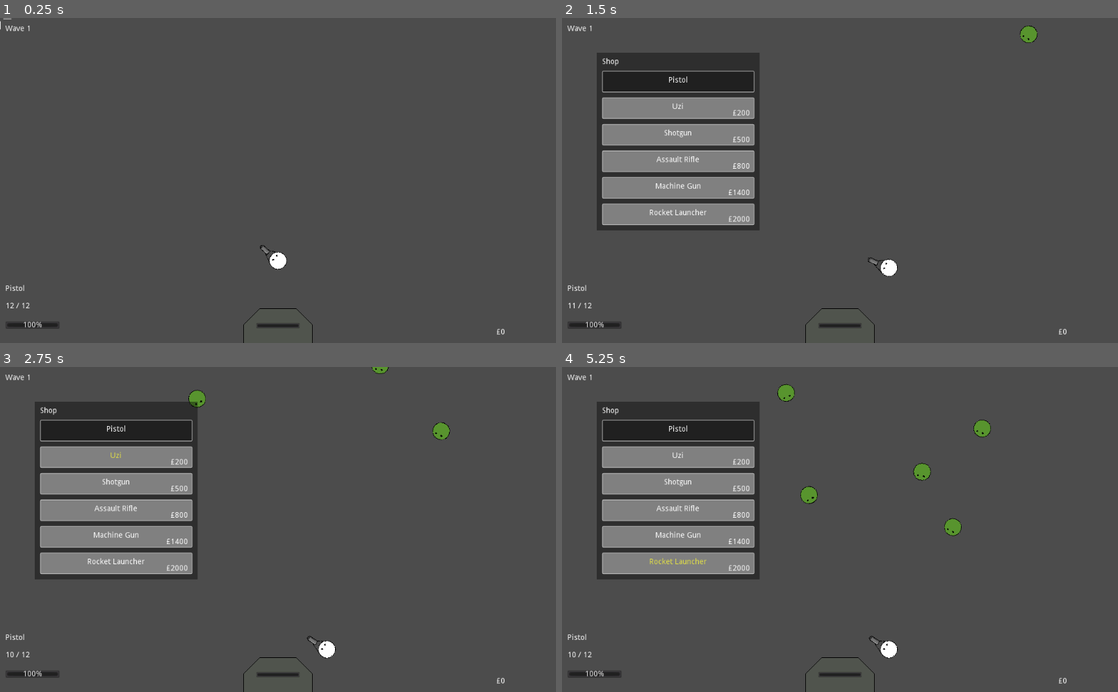
Above: before the commit, frames 1-4 (two rows, left to right).
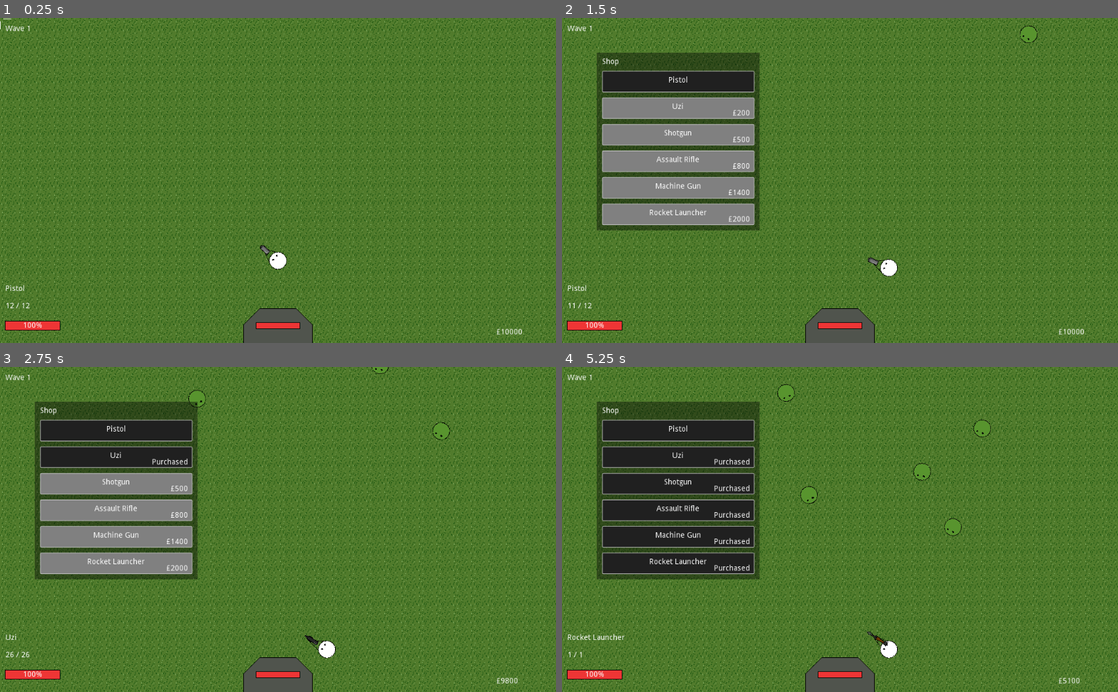
Above: after the commit, the same moments.

Repository: LukeSSJ/Zombies
Game: Godot game, scene res://Main.tscn
Same seed, same stepped clock (60 frames per second), same inputs: the game is played once before the commit and once after it.
Inputs (mouse positions are in pixels of both pictures, inside the frame that each line leads up to):
- Up to frame 1 (0.25 s): no input
- Up to frame 2 (1.5 s): tap Enter at 0.5 s; move the mouse to (962, 164) at 0.52 s; press the mouse at (962, 164) at 0.53 s; hold D (ui_right) 0.53-1.28 s; tap Tab (shop) at 0.77, 0.8, 1.07, 1.35 s; move the mouse to (728, 196) at 1.27 s; release the mouse at (728, 196) at 1.28 s; hold S (ui_down) from 1.28 s (still down)
- Up to frame 3 (2.75 s): tap Tab (shop) at 1.52, 1.82 s; click (166, 545) at 1.55 s; release S (ui_down) at 2 s; click "Uzi" at 2 s
- Up to frame 4 (5.25 s): click "Shotgun" at 2.75 s; click "Assault Rifle" at 3.5 s; click "Machine Gun" at 4.25 s; click "Rocket Launcher" at 5 s

The runs differ from the first frame. In frame 1, 99% of the frame differs, in the area x 0-100%, y 0-100%; in frame 2, 87%; in frame 3, 89%; in frame 4, 95%.

Commit message:
Grass, blood and sounds:

Diff:
--- a/Base.tscn
+++ b/Base.tscn
@@ -1,7 +1,8 @@
-[gd_scene load_steps=3 format=2]
+[gd_scene load_steps=4 format=2]
 
 [ext_resource path="res://base.png" type="Texture" id=1]
 [ext_resource path="res://Base.gd" type="Script" id=2]
+[ext_resource path="res://theme/default.tres" type="Theme" id=3]
 
 [node name="Base" type="StaticBody2D"]
 collision_layer = 7
@@ -24,7 +25,5 @@
 margin_right = 40.0
 margin_bottom = 5.0
 rect_min_size = Vector2( 80, 10 )
+theme = ExtResource( 3 )
 percent_visible = false
-__meta__ = {
-"_edit_use_anchors_": false
-}
--- a/Main.gd
+++ b/Main.gd
@@ -62,6 +62,8 @@
 	TimerSpawn.start()
 	TimerSpawn.wait_time = max(0.1, 1 - wave * 0.1)
 
+	$NextWave.play()
+
 func spawn_zombie():
 	if zombies_to_spawn > 0:
 		var ZombieType = get_zombie_type()
@@ -89,7 +91,7 @@
 	active = false
 	YouSurvived.text = str("You survived to wave " + str(wave))
 	GameOver.show()
-	Global.player.dead = true
+	Global.player.lose()
 
 func retry():
 	get_tree().reload_current_scene()
--- a/Main.tscn
+++ b/Main.tscn
@@ -1,12 +1,20 @@
-[gd_scene load_steps=5 format=2]
+[gd_scene load_steps=7 format=2]
 
 [ext_resource path="res://player/Player.tscn" type="PackedScene" id=1]
 [ext_resource path="res://Main.gd" type="Script" id=2]
 [ext_resource path="res://Base.tscn" type="PackedScene" id=3]
 [ext_resource path="res://Spawn.tscn" type="PackedScene" id=4]
+[ext_resource path="res://bg_grass.png" type="Texture" id=5]
+[ext_resource path="res://sfx/bass_drop.wav" type="AudioStream" id=6]
 
 [node name="Main" type="Node2D"]
 script = ExtResource( 2 )
+
+[node name="Background" type="Sprite" parent="."]
+texture = ExtResource( 5 )
+centered = false
+region_enabled = true
+region_rect = Rect2( 0, 0, 1024, 600 )
 
 [node name="Base" parent="." instance=ExtResource( 3 )]
 position = Vector2( 512, 568 )
@@ -156,3 +164,6 @@
 margin_right = 180.0
 margin_bottom = 74.0
 text = "Retry"
+
+[node name="NextWave" type="AudioStreamPlayer" parent="."]
+stream = ExtResource( 6 )
--- a/bullet/Bullet.gd
+++ b/bullet/Bullet.gd
@@ -1,13 +1,13 @@
 extends Area2D
 
 export var BULLET_SPEED = 1200
-export var damage = 40
 export var knockback = 400
 export var free_on_hit = true
 export (PackedScene) var Explosion
 export var buff = false
 
 var vel = Vector2.ZERO
+var damage = 40
 
 func _ready():
 	connect("body_entered", self, "hit_zombie")
--- a/bullet/Explosion.gd
+++ b/bullet/Explosion.gd
@@ -4,5 +4,12 @@
 
 onready var radius = $CollisionShape2D.shape.radius
 
+func _ready():
+	$Explosion.play()
+
 func _draw():
 	draw_circle(Vector2.ZERO, radius, explosion_color)
+
+func make_inactive():
+	$CollisionShape2D.set_deferred("disabled", true)
+	hide()
--- a/bullet/Explosion.tscn
+++ b/bullet/Explosion.tscn
@@ -1,7 +1,8 @@
-[gd_scene load_steps=4 format=2]
+[gd_scene load_steps=5 format=2]
 
 [ext_resource path="res://bullet/Bullet.tscn" type="PackedScene" id=1]
 [ext_resource path="res://bullet/Explosion.gd" type="Script" id=2]
+[ext_resource path="res://sfx/explosion.wav" type="AudioStream" id=3]
 
 [sub_resource type="CircleShape2D" id=1]
 radius = 80.0
@@ -22,5 +23,11 @@
 position = Vector2( 0, 0 )
 shape = SubResource( 1 )
 
-[node name="Timer" parent="." index="2"]
+[node name="TimerActive" type="Timer" parent="." index="3"]
 wait_time = 0.2
+autostart = true
+
+[node name="Explosion" type="AudioStreamPlayer2D" parent="." index="4"]
+stream = ExtResource( 3 )
+
+[connection signal="timeout" from="TimerActive" to="." method="make_inactive"]
--- a/player/Player.gd
+++ b/player/Player.gd
@@ -10,7 +10,7 @@
 var in_shop = false
 var weapon_unlocked = []
 
-var money = 0
+var money = 0 + 10000
 
 onready var Weapons = $Weapons.get_children()
 onready var ActiveWeapon = $Weapons/Uzi
@@ -72,19 +72,19 @@
 func get_hit(other):
 	hp -= other.damage
 	if hp <= 0:
-		dead = true
-		UI.player_dead()
+		lose()
 		emit_signal("dead")
 	UI.update_hp(hp, max_hp)
+
+func lose():
+	dead = true
+	UI.player_dead()
 
 func unlock_weapon(weapon_index, cost):
 	weapon_unlocked[weapon_index] = true
 	money -= cost
 	UI.update_money(money)
 
-	#in_shop = false
-	#UI.toggle_shop(in_shop)
-
 	switch_weapon(Weapons[weapon_index])
 
 func heal():
--- a/player/UI.tscn
+++ b/player/UI.tscn
@@ -1,8 +1,9 @@
-[gd_scene load_steps=4 format=2]
+[gd_scene load_steps=5 format=2]
 
 [ext_resource path="res://player/UI.gd" type="Script" id=1]
 [ext_resource path="res://player/Shop.tscn" type="PackedScene" id=2]
 [ext_resource path="res://player/Crosshair.gd" type="Script" id=3]
+[ext_resource path="res://theme/default.tres" type="Theme" id=4]
 
 [node name="UI" type="CanvasLayer"]
 script = ExtResource( 1 )
@@ -83,8 +84,9 @@
 [node name="HealthBar" type="ProgressBar" parent="Health"]
 margin_left = 10.0
 margin_right = 110.0
-margin_bottom = 14.0
+margin_bottom = 16.0
 rect_min_size = Vector2( 100, 0 )
+theme = ExtResource( 4 )
 max_value = 200.0
 value = 200.0
 
--- a/player/WeaponButton.tscn
+++ b/player/WeaponButton.tscn
@@ -1,6 +1,6 @@
 [gd_scene load_steps=3 format=2]
 
-[ext_resource path="res://theme/shop.tres" type="Theme" id=1]
+[ext_resource path="res://theme/default.tres" type="Theme" id=1]
 [ext_resource path="res://player/WeaponButton.gd" type="Script" id=2]
 
 [node name="Pistol" type="Button"]
--- a/project.godot
+++ b/project.godot
@@ -17,6 +17,14 @@
 [autoload]
 
 Global="*res://Global.gd"
+
+[debug]
+
+gdscript/warnings/return_value_discarded=false
+
+[global]
+
+return=false
 
 [importer_defaults]
 
--- a/theme/shop.tres
+++ b/theme/default.tres
@@ -30,6 +30,21 @@
 corner_radius_bottom_right = 2
 corner_radius_bottom_left = 2
 
+[sub_resource type="StyleBoxFlat" id=3]
+bg_color = Color( 0.129412, 0.129412, 0.129412, 1 )
+border_width_left = 1
+border_width_top = 1
+border_width_right = 1
+border_width_bottom = 1
+border_color = Color( 0, 0, 0, 1 )
+expand_margin_left = 1.0
+expand_margin_right = 1.0
+expand_margin_top = 1.0
+expand_margin_bottom = 1.0
+
+[sub_resource type="StyleBoxFlat" id=4]
+bg_color = Color( 0.933333, 0.207843, 0.207843, 1 )
+
 [resource]
 Button/colors/font_color = Color( 1, 1, 1, 1 )
 Button/colors/font_color_disabled = Color( 1, 1, 1, 1 )
@@ -43,3 +58,8 @@
 Button/styles/hover = SubResource( 1 )
 Button/styles/normal = SubResource( 1 )
 Button/styles/pressed = SubResource( 1 )
+ProgressBar/colors/font_color = Color( 1, 1, 1, 1 )
+ProgressBar/colors/font_color_shadow = Color( 0, 0, 0, 1 )
+ProgressBar/fonts/font = null
+ProgressBar/styles/bg = SubResource( 3 )
+ProgressBar/styles/fg = SubResource( 4 )
--- a/weapon/AssaultRifle.tscn
+++ b/weapon/AssaultRifle.tscn
@@ -1,11 +1,13 @@
-[gd_scene load_steps=4 format=2]
+[gd_scene load_steps=6 format=2]
 
 [ext_resource path="res://weapon/WeaponBase.tscn" type="PackedScene" id=1]
 [ext_resource path="res://weapon/assault_rifle.png" type="Texture" id=2]
+[ext_resource path="res://sfx/reload1.wav" type="AudioStream" id=3]
+[ext_resource path="res://sfx/reload3.wav" type="AudioStream" id=4]
 
 [sub_resource type="Animation" id=1]
 resource_name = "reload"
-length = 0.8
+length = 1.6
 tracks/0/type = "method"
 tracks/0/path = NodePath(".")
 tracks/0/interp = 1
@@ -13,12 +15,30 @@
 tracks/0/imported = false
 tracks/0/enabled = true
 tracks/0/keys = {
-"times": PoolRealArray( 0.8 ),
+"times": PoolRealArray( 1.6 ),
 "transitions": PoolRealArray( 1 ),
 "values": [ {
 "args": [  ],
 "method": "reload_done"
 } ]
+}
+tracks/1/type = "audio"
+tracks/1/path = NodePath("Reload")
+tracks/1/interp = 1
+tracks/1/loop_wrap = true
+tracks/1/imported = false
+tracks/1/enabled = true
+tracks/1/keys = {
+"clips": [ {
+"end_offset": 0.0,
+"start_offset": 0.0,
+"stream": ExtResource( 3 )
+}, {
+"end_offset": 0.0,
+"start_offset": 0.0,
+"stream": ExtResource( 4 )
+} ],
+"times": PoolRealArray( 0, 1.3 )
 }
 
 [node name="AssaultRifle" instance=ExtResource( 1 )]
--- a/weapon/MachineGun.tscn
+++ b/weapon/MachineGun.tscn
@@ -1,11 +1,13 @@
-[gd_scene load_steps=4 format=2]
+[gd_scene load_steps=6 format=2]
 
 [ext_resource path="res://weapon/WeaponBase.tscn" type="PackedScene" id=1]
 [ext_resource path="res://weapon/machine_gun.png" type="Texture" id=2]
+[ext_resource path="res://sfx/reload1.wav" type="AudioStream" id=3]
+[ext_resource path="res://sfx/reload3.wav" type="AudioStream" id=4]
 
 [sub_resource type="Animation" id=1]
 resource_name = "reload"
-length = 1.2
+length = 2.0
 tracks/0/type = "method"
 tracks/0/path = NodePath(".")
 tracks/0/interp = 1
@@ -13,12 +15,30 @@
 tracks/0/imported = false
 tracks/0/enabled = true
 tracks/0/keys = {
-"times": PoolRealArray( 1.2 ),
+"times": PoolRealArray( 2 ),
 "transitions": PoolRealArray( 1 ),
 "values": [ {
 "args": [  ],
 "method": "reload_done"
 } ]
+}
+tracks/1/type = "audio"
+tracks/1/path = NodePath("Reload")
+tracks/1/interp = 1
+tracks/1/loop_wrap = true
+tracks/1/imported = false
+tracks/1/enabled = true
+tracks/1/keys = {
+"clips": [ {
+"end_offset": 0.0,
+"start_offset": 0.0,
+"stream": ExtResource( 3 )
+}, {
+"end_offset": 0.0,
+"start_offset": 0.0,
+"stream": ExtResource( 4 )
+} ],
+"times": PoolRealArray( 0, 1.7 )
 }
 
 [node name="MachineGun" instance=ExtResource( 1 )]
--- a/weapon/Pistol.tscn
+++ b/weapon/Pistol.tscn
@@ -1,10 +1,12 @@
-[gd_scene load_steps=3 format=2]
+[gd_scene load_steps=5 format=2]
 
 [ext_resource path="res://weapon/WeaponBase.tscn" type="PackedScene" id=1]
+[ext_resource path="res://sfx/reload3.wav" type="AudioStream" id=2]
+[ext_resource path="res://sfx/reload1.wav" type="AudioStream" id=3]
 
 [sub_resource type="Animation" id=1]
 resource_name = "reload"
-length = 0.5
+length = 0.8
 tracks/0/type = "method"
 tracks/0/path = NodePath(".")
 tracks/0/interp = 1
@@ -12,12 +14,30 @@
 tracks/0/imported = false
 tracks/0/enabled = true
 tracks/0/keys = {
-"times": PoolRealArray( 0.5 ),
+"times": PoolRealArray( 0.8 ),
 "transitions": PoolRealArray( 1 ),
 "values": [ {
 "args": [  ],
 "method": "reload_done"
 } ]
+}
+tracks/1/type = "audio"
+tracks/1/path = NodePath("Reload")
+tracks/1/interp = 1
+tracks/1/loop_wrap = true
+tracks/1/imported = false
+tracks/1/enabled = true
+tracks/1/keys = {
+"clips": [ {
+"end_offset": 0.0,
+"start_offset": 0.0,
+"stream": ExtResource( 3 )
+}, {
+"end_offset": 0.0,
+"start_offset": 0.0,
+"stream": ExtResource( 2 )
+} ],
+"times": PoolRealArray( 0, 0.5 )
 }
 
 [node name="Pistol" instance=ExtResource( 1 )]
--- a/weapon/RockerLauncher.tscn
+++ b/weapon/RockerLauncher.tscn
@@ -1,11 +1,14 @@
-[gd_scene load_steps=5 format=2]
+[gd_scene load_steps=7 format=2]
 
 [ext_resource path="res://weapon/WeaponBase.tscn" type="PackedScene" id=1]
 [ext_resource path="res://weapon/rocket_launcher.png" type="Texture" id=2]
 [ext_resource path="res://bullet/Rocket.tscn" type="PackedScene" id=3]
+[ext_resource path="res://sfx/rocket_launch.wav" type="AudioStream" id=4]
+[ext_resource path="res://sfx/reload3.wav" type="AudioStream" id=5]
 
 [sub_resource type="Animation" id=1]
 resource_name = "reload"
+length = 1.6
 tracks/0/type = "method"
 tracks/0/path = NodePath(".")
 tracks/0/interp = 1
@@ -13,18 +16,32 @@
 tracks/0/imported = false
 tracks/0/enabled = true
 tracks/0/keys = {
-"times": PoolRealArray( 1 ),
+"times": PoolRealArray( 1.6 ),
 "transitions": PoolRealArray( 1 ),
 "values": [ {
 "args": [  ],
 "method": "reload_done"
 } ]
 }
+tracks/1/type = "audio"
+tracks/1/path = NodePath("Reload")
+tracks/1/interp = 1
+tracks/1/loop_wrap = true
+tracks/1/imported = false
+tracks/1/enabled = true
+tracks/1/keys = {
+"clips": [ {
+"end_offset": 0.0,
+"start_offset": 0.0,
+"stream": ExtResource( 5 )
+} ],
+"times": PoolRealArray( 1.3 )
+}
 
 [node name="RockerLauncher" instance=ExtResource( 1 )]
 weapon_name = "Rocket Launcher"
 max_ammo = 1
-damage = 200
+damage = 50
 Bullet = ExtResource( 3 )
 
 [node name="Sprite" parent="." index="0"]
@@ -35,3 +52,6 @@
 
 [node name="AP" parent="." index="3"]
 anims/reload = SubResource( 1 )
+
+[node name="Gunshot" parent="." index="4"]
+stream = ExtResource( 4 )
--- a/weapon/Shotgun.tscn
+++ b/weapon/Shotgun.tscn
@@ -1,11 +1,13 @@
-[gd_scene load_steps=4 format=2]
+[gd_scene load_steps=6 format=2]
 
 [ext_resource path="res://weapon/WeaponBase.tscn" type="PackedScene" id=1]
 [ext_resource path="res://weapon/shotgun.png" type="Texture" id=2]
+[ext_resource path="res://sfx/reload1.wav" type="AudioStream" id=3]
+[ext_resource path="res://sfx/reload3.wav" type="AudioStream" id=4]
 
 [sub_resource type="Animation" id=1]
 resource_name = "reload"
-length = 0.4
+length = 1.2
 tracks/0/type = "method"
 tracks/0/path = NodePath(".")
 tracks/0/interp = 1
@@ -13,12 +15,30 @@
 tracks/0/imported = false
 tracks/0/enabled = true
 tracks/0/keys = {
-"times": PoolRealArray( 0.4 ),
+"times": PoolRealArray( 1.2 ),
 "transitions": PoolRealArray( 1 ),
 "values": [ {
 "args": [  ],
 "method": "reload_done"
 } ]
+}
+tracks/1/type = "audio"
+tracks/1/path = NodePath("Reload")
+tracks/1/interp = 1
+tracks/1/loop_wrap = true
+tracks/1/imported = false
+tracks/1/enabled = true
+tracks/1/keys = {
+"clips": [ {
+"end_offset": 0.0,
+"start_offset": 0.0,
+"stream": ExtResource( 3 )
+}, {
+"end_offset": 0.0,
+"start_offset": 0.0,
+"stream": ExtResource( 4 )
+} ],
+"times": PoolRealArray( 0, 0.9 )
 }
 
 [node name="Shotgun" instance=ExtResource( 1 )]
--- a/weapon/Uzi.tscn
+++ b/weapon/Uzi.tscn
@@ -1,11 +1,12 @@
-[gd_scene load_steps=4 format=2]
+[gd_scene load_steps=6 format=2]
 
 [ext_resource path="res://weapon/WeaponBase.tscn" type="PackedScene" id=1]
 [ext_resource path="res://weapon/uzi.png" type="Texture" id=2]
+[ext_resource path="res://sfx/reload1.wav" type="AudioStream" id=3]
+[ext_resource path="res://sfx/reload3.wav" type="AudioStream" id=4]
 
 [sub_resource type="Animation" id=1]
 resource_name = "reload"
-length = 0.6
 tracks/0/type = "method"
 tracks/0/path = NodePath(".")
 tracks/0/interp = 1
@@ -13,12 +14,30 @@
 tracks/0/imported = false
 tracks/0/enabled = true
 tracks/0/keys = {
-"times": PoolRealArray( 0.6 ),
+"times": PoolRealArray( 1 ),
 "transitions": PoolRealArray( 1 ),
 "values": [ {
 "args": [  ],
 "method": "reload_done"
 } ]
+}
+tracks/1/type = "audio"
+tracks/1/path = NodePath("Reload")
+tracks/1/interp = 1
+tracks/1/loop_wrap = true
+tracks/1/imported = false
+tracks/1/enabled = true
+tracks/1/keys = {
+"clips": [ {
+"end_offset": 0.0,
+"start_offset": 0.0,
+"stream": ExtResource( 3 )
+}, {
+"end_offset": 0.0,
+"start_offset": 0.0,
+"stream": ExtResource( 4 )
+} ],
+"times": PoolRealArray( 0, 0.7 )
 }
 
 [node name="Uzi" instance=ExtResource( 1 )]
--- a/weapon/WeaponBase.gd
+++ b/weapon/WeaponBase.gd
@@ -12,6 +12,7 @@
 onready var TimerShoot = $TimerShoot
 onready var PointShoot = $PointShoot
 onready var AP = $AP
+onready var Gunshot = $Gunshot
 
 var ammo
 var can_shoot = true
@@ -47,6 +48,8 @@
 
 		ammo -= 1
 		update_ammo()
+
+		Gunshot.play()
 	if ammo == 0:
 		reload()
 
@@ -62,7 +65,7 @@
 	can_shoot = true
 
 func reload():
-	if AP.current_animation != "reload":
+	if AP.current_animation != "reload" and ammo != max_ammo:
 		AP.play("reload")
 
 func reload_done():
--- a/weapon/WeaponBase.tscn
+++ b/weapon/WeaponBase.tscn
@@ -1,8 +1,9 @@
-[gd_scene load_steps=4 format=2]
+[gd_scene load_steps=5 format=2]
 
 [ext_resource path="res://weapon/WeaponBase.gd" type="Script" id=1]
 [ext_resource path="res://weapon/pistol.png" type="Texture" id=2]
 [ext_resource path="res://bullet/Bullet.tscn" type="PackedScene" id=3]
+[ext_resource path="res://sfx/gunshot.wav" type="AudioStream" id=4]
 
 [node name="WeaponBase" type="Node2D"]
 script = ExtResource( 1 )
@@ -21,3 +22,8 @@
 one_shot = true
 
 [node name="AP" type="AnimationPlayer" parent="."]
+
+[node name="Gunshot" type="AudioStreamPlayer2D" parent="."]
+stream = ExtResource( 4 )
+
+[node name="Reload" type="AudioStreamPlayer2D" parent="."]
--- a/zombie/ArmouredZombie.tscn
+++ b/zombie/ArmouredZombie.tscn
@@ -6,6 +6,7 @@
 [node name="ArmouredZombie" instance=ExtResource( 1 )]
 hp = 240
 WALK_SPEED = 60
+knockback_mod = 0.5
 damage = 40
 money_gained = 50
 
--- /dev/null
+++ b/zombie/Blood.gd
@@ -0,0 +1,5 @@
+extends Node2D
+
+func _ready():
+	$Particles.amount = 6 + (randi() % 6)
+	$Particles.emitting = true
--- /dev/null
+++ b/zombie/Blood.tscn
@@ -0,0 +1,29 @@
+[gd_scene load_steps=3 format=2]
+
+[ext_resource path="res://zombie/blood.png" type="Texture" id=1]
+[ext_resource path="res://zombie/Blood.gd" type="Script" id=2]
+
+[node name="Blood" type="Node2D"]
+script = ExtResource( 2 )
+
+[node name="Particles" type="CPUParticles2D" parent="."]
+position = Vector2( -12, 0 )
+explosiveness = 0.8
+lifetime_randomness = 0.2
+texture = ExtResource( 1 )
+emission_shape = 1
+emission_sphere_radius = 10.0
+direction = Vector2( -1, 0 )
+spread = 10.0
+gravity = Vector2( 0, 0 )
+initial_velocity = 300.0
+initial_velocity_random = 0.5
+damping = 400.0
+scale_amount = 0.5
+scale_amount_random = 1.0
+
+[node name="Timer" type="Timer" parent="."]
+one_shot = true
+autostart = true
+
+[connection signal="timeout" from="Timer" to="Particles" method="queue_free"]
--- a/zombie/Tank.tscn
+++ b/zombie/Tank.tscn
@@ -10,7 +10,8 @@
 
 [node name="Tank" instance=ExtResource( 1 )]
 hp = 1000
-WALK_SPEED = 20
+WALK_SPEED = 30
+knockback_mod = 0.2
 damage = 50
 money_gained = 200
 
--- a/zombie/Zombie.gd
+++ b/zombie/Zombie.gd
@@ -4,15 +4,17 @@
 
 export var hp = 100
 export var WALK_SPEED = 80
+export var knockback_mod = 1.0
 export var damage = 30
 export var money_gained = 20
 export (PackedScene) var Explosion
 
 onready var MaterialBuff = preload("res://zombie/MaterialBuff.tres")
+onready var Blood = preload("res://zombie/Blood.tscn")
 
 onready var AttackCol = $HitArea/CollisionShape2D
-onready var TimerAttackReset = $TimerAttackReset
 
+var dead = false
 var target = Global.player
 var hit_target
 var knockback_vel = Vector2.ZERO
@@ -23,12 +25,13 @@
 
 	$HitArea.connect("body_entered", self, "attack")
 	$TimerTarget.connect("timeout", self, "find_target")
-	TimerAttackReset.connect("timeout", self, "attack_reset")
+	$TimerAttackReset.connect("timeout", self, "attack_reset")
 
 func _process(_delta):
-	look_at(target.position)
-	move_and_slide(Vector2(WALK_SPEED, 0).rotated(rotation) + knockback_vel)
-	knockback_vel = knockback_vel.linear_interpolate(Vector2.ZERO, 0.2)
+	if not dead:
+		look_at(target.position)
+		move_and_slide(Vector2(WALK_SPEED, 0).rotated(rotation) + knockback_vel)
+		knockback_vel = knockback_vel.linear_interpolate(Vector2.ZERO, 0.2)
 
 func find_target():
 	if position.distance_squared_to(Global.base.position) < position.distance_squared_to(Global.player.position):
@@ -39,7 +42,7 @@
 func attack(body):
 	body.get_hit(self)
 	AttackCol.set_deferred("disabled", true)
-	TimerAttackReset.start()
+	$TimerAttackReset.start()
 
 func attack_reset():
 	AttackCol.set_deferred("disabled", false)
@@ -48,15 +51,33 @@
 	if hp <= 0:
 		return
 
+	knockback_vel = Vector2(other.knockback, 0).rotated(other.rotation)
+	knockback_vel *= knockback_mod
+
+	var blood = Blood.instance()
+	blood.position = global_position
+	blood.rotation = rotation
+	get_parent().add_child(blood)
+
 	hp -= other.damage
 	if hp <= 0:
-		emit_signal("zombie_killed", self)
-		queue_free()
+		dead = true
+		$CollisionShape2D.set_deferred("disabled", true)
+		AttackCol.set_deferred("disabled", true)
+
+		$TimerTarget.stop()
+		$TimerAttackReset.stop()
+		$TimerDelete.start()
+
+		$Sprite.modulate.a = 0.5
+		$Sprite.material = null
+
+		$Splat.play()
 
 		if Explosion:
 			call_deferred("create_explosion")
 
-	knockback_vel = Vector2(other.knockback, 0).rotated(other.rotation)
+		emit_signal("zombie_killed", self)
 
 	if other.buff and not buffed:
 		buffed = true
--- a/zombie/Zombie.tscn
+++ b/zombie/Zombie.tscn
@@ -1,7 +1,8 @@
-[gd_scene load_steps=5 format=2]
+[gd_scene load_steps=6 format=2]
 
 [ext_resource path="res://zombie/zombie.png" type="Texture" id=1]
 [ext_resource path="res://zombie/Zombie.gd" type="Script" id=2]
+[ext_resource path="res://sfx/splat.wav" type="AudioStream" id=3]
 
 [sub_resource type="CircleShape2D" id=1]
 radius = 16.0
@@ -34,3 +35,11 @@
 
 [node name="TimerAttackReset" type="Timer" parent="."]
 one_shot = true
+
+[node name="TimerDelete" type="Timer" parent="."]
+one_shot = true
+
+[node name="Splat" type="AudioStreamPlayer2D" parent="."]
+stream = ExtResource( 3 )
+
+[connection signal="timeout" from="TimerDelete" to="." method="queue_free"]
Binary file added: bg_grass.png
Not shown, added: bg_grass.png.import
Not shown, added: sfx/bass_drop.wav.import
Not shown, added: sfx/explosion.wav.import
Not shown, added: sfx/gunshot.wav.import
Not shown, added: sfx/reload1.wav.import
Not shown, added: sfx/reload2.wav.import
Not shown, added: sfx/reload3.wav.import
Not shown, added: sfx/rocket_launch.wav.import
Not shown, added: sfx/splat.wav.import
Not shown: 1 places in theme/default.tres that only renumber resources
Binary file added: zombie/blood.png
(and 9 more such lines)
